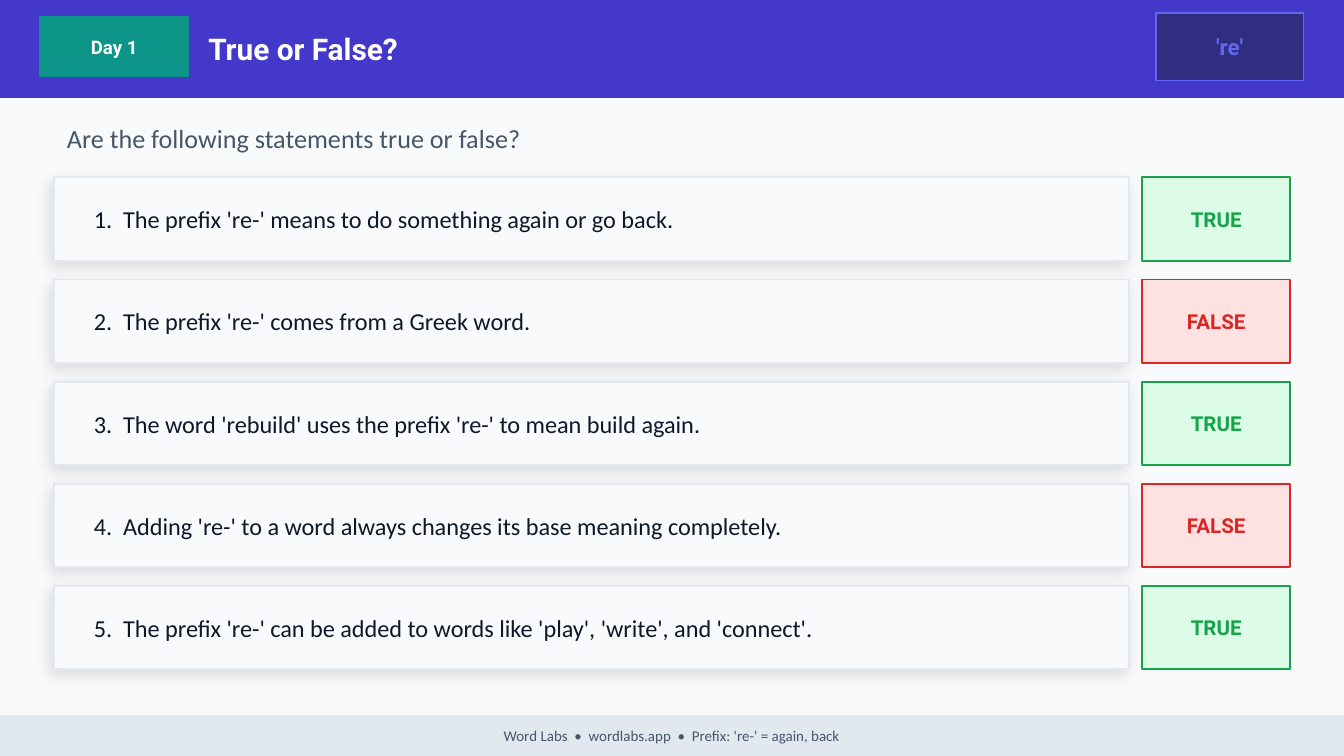
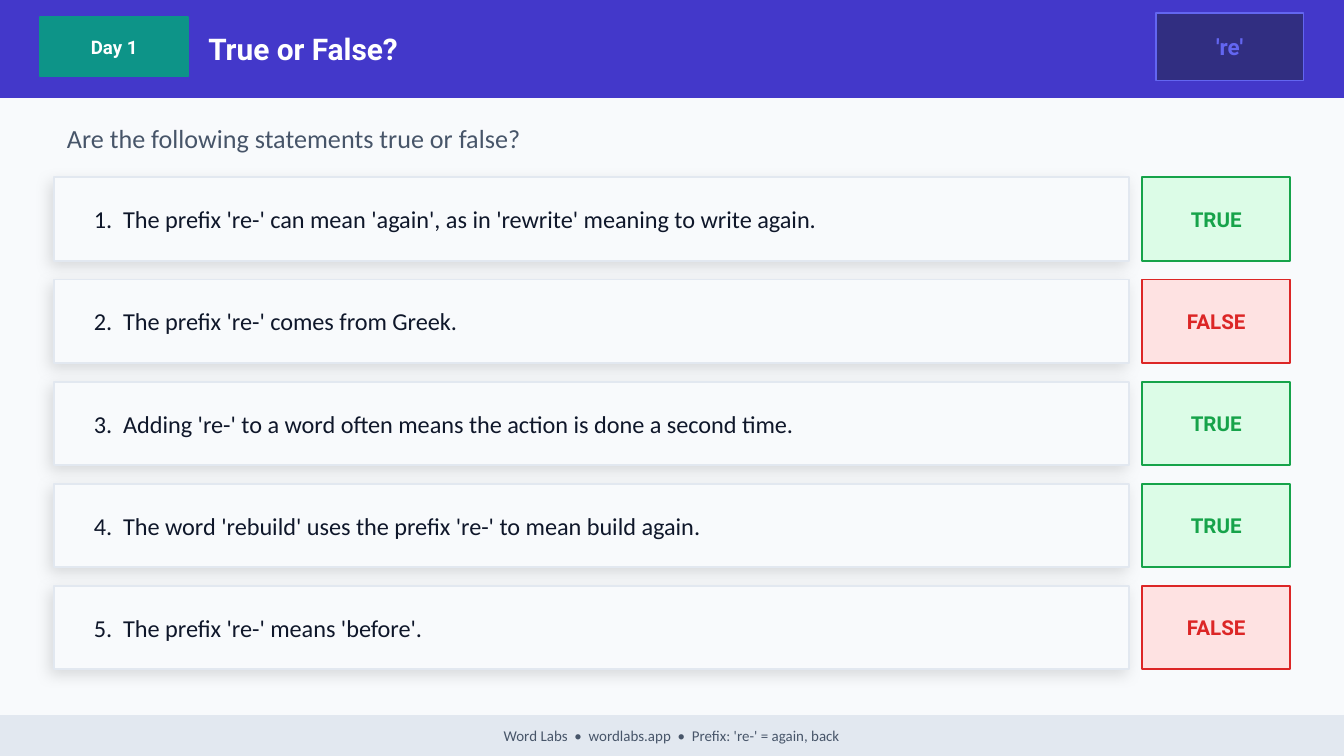
Before and after one commit to NickD135/morphology-builder, a slide deck: slide 5 of output/wordlabs-re-3day.pptx. Drawn at 1344x756 pixels with LibreOffice and Linux fonts; fonts in the diff are those of the drawing. Boxes give left, top, right and bottom in pixels: in the first picture for what was removed or moved away, otherwise in the second. Text is boxed around its words. In the diff, an @@ line names an element or a change of style, - is before the commit and + after.

```diff
--- a/output/wordlabs-re-3day.pptx
+++ b/output/wordlabs-re-3day.pptx
@@ text at <box>94,211,816,232</box>: text changed @@
-1. The prefix 're-' means to do something again or go back.
+1. The prefix 're-' can mean 'again', as in 'rewrite' meaning to write again.
@@ text at <box>94,313,457,334</box>: text changed @@
-2. The prefix 're-' comes from a Greek word.
+2. The prefix 're-' comes from Greek.
@@ text at <box>94,416,793,437</box>: text changed @@
-3. The word 'rebuild' uses the prefix 're-' to mean build again.
+3. Adding 're-' to a word often means the action is done a second time.
@@ rectangle at <box>1142,484,1290,567</box>: fill #FEE2E2 to #DCFCE7; outline #DC2626 1 pt to #16A34A 1 pt @@
@@ text "TRUE": place and size @@
-text "TRUE" at <box>1191,620,1242,635</box>
+text "TRUE" at <box>1191,518,1242,533</box>
@@ text at <box>94,518,701,539</box>: text changed @@
-4. Adding 're-' to a word always changes its base meaning completely.
+4. The word 'rebuild' uses the prefix 're-' to mean build again.
@@ rectangle at <box>1142,586,1290,669</box>: fill #DCFCE7 to #FEE2E2; outline #16A34A 1 pt to #DC2626 1 pt @@
@@ text "FALSE": place and size @@
-text "FALSE" at <box>1187,518,1246,533</box>
+text "FALSE" at <box>1187,620,1246,635</box>
@@ text at <box>94,620,422,641</box>: text changed @@
-5. The prefix 're-' can be added to words like 'play', 'write', and 'connect'.
+5. The prefix 're-' means 'before'.
```
Also in this commit, not shown: 26 other slides changed, 32 other files.
